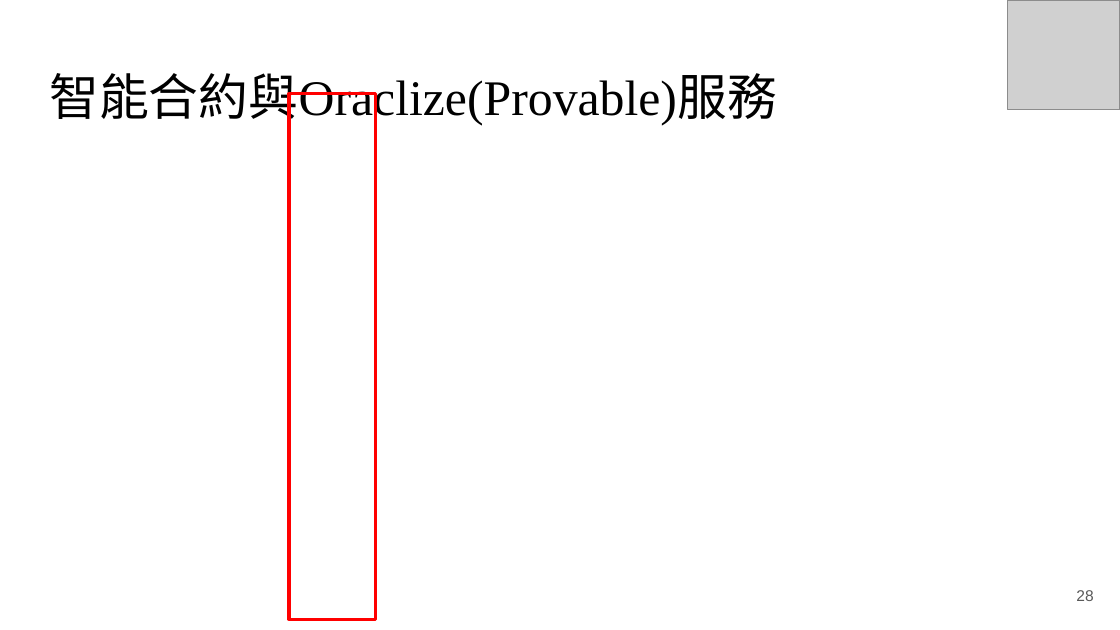
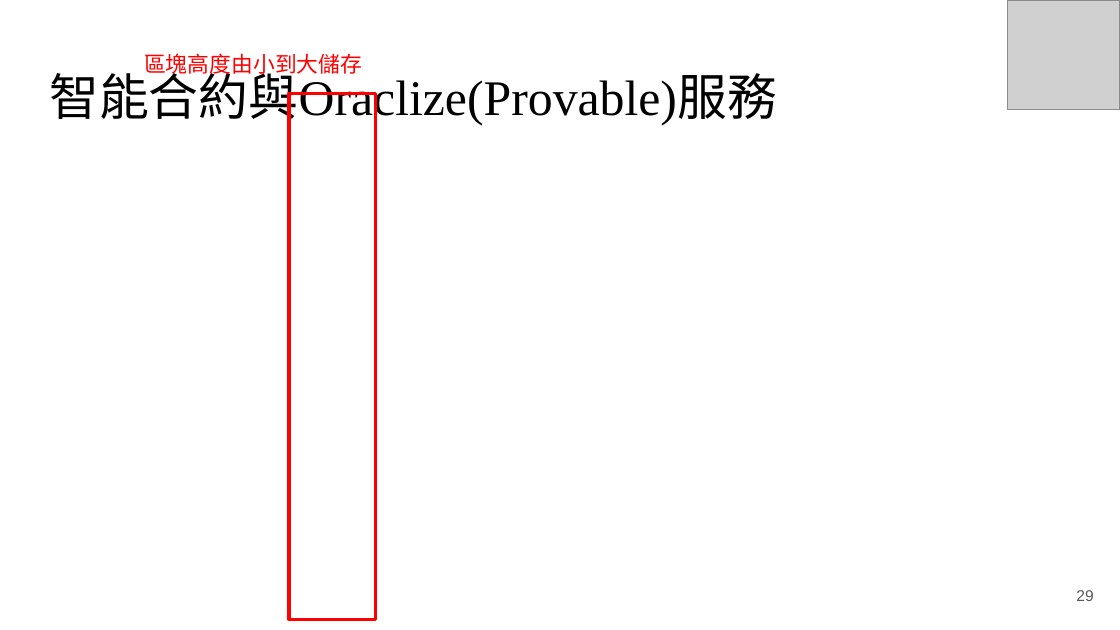
Before and after one commit to RyuChu/A-Decentralized-Digital-Currency-Tracing-Service, a slide deck: slide 29 of Documents/論文簡報_V3.pptx (slide 28 before the commit). Drawn at 1120x630 pixels with LibreOffice and Linux fonts; fonts in the diff are those of the drawing; grey boxes stand for pictures; background and template pictures are left out. Boxes give left, top, right and bottom in pixels: in the first picture for what was removed or moved away, otherwise in the second. Text is boxed around its words. In the diff, an @@ line names an element or a change of style, - is before the commit and + after.

```diff
--- a/Documents/論文簡報_V3.pptx
+++ b/Documents/論文簡報_V3.pptx
@@ text added at (144,53,362,78), 14 pt, text #FF0000 @@
+區塊高度由小到大儲存
```
Also in this commit, not shown: 13 other slides changed, 1 slide added.
